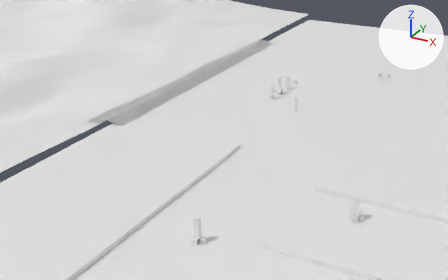
One commit to the Blender file blender/all.blend: the scene before it, then after it.
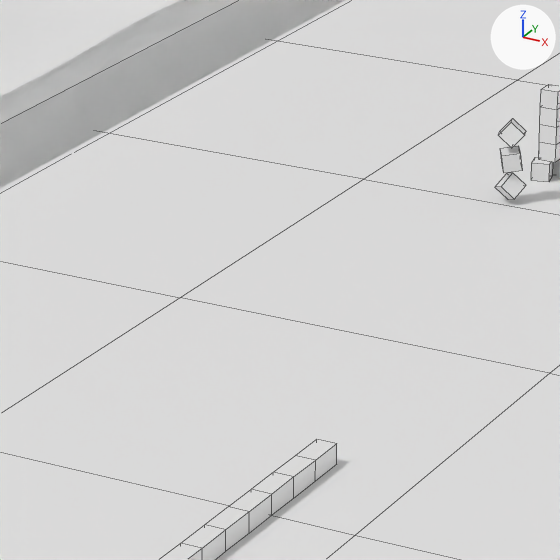
Each version is shown from a 50 mm camera at (93.9, -325.4, 121.0) aimed at (-51.3, -61.6, -10.9), then close up on the part from 40% to 63% of the width and 22% to 59% of the height. Lighting does not change. The marker at upper right points along +X, +Y and +Z. The close-ups show mesh edges as thin lines.

Names of what the first close-up shows: 'Plane', 'ground', 'ground_connector', 'side.317', 'side.318', 'side.319'.
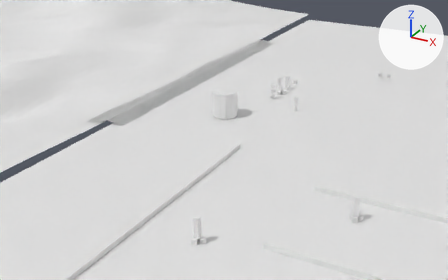
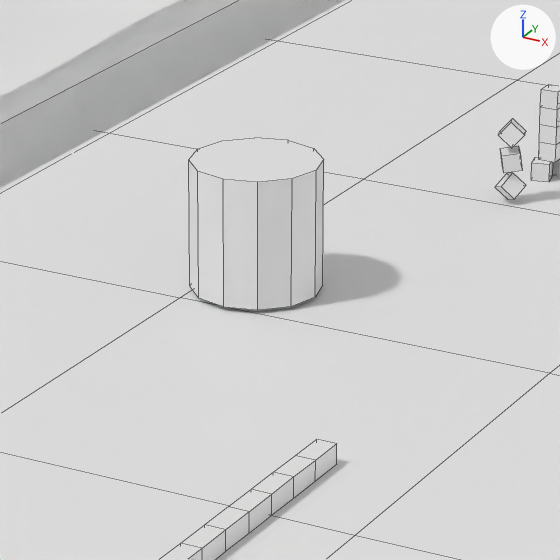
ob_empty_069 is not drawn itself; it is used by a modifier of ob_shock_cube_001, ob_fire_cube_001.

The change, as JSON lines over the scene's bpy script:
```json
{"op": "set", "path": "ob_empty_069.rotation_euler", "old": "(1.571, -1.571, 0.0)", "new": "(0.0, 0.0, 0.0)", "note": "degrees (90, -90, 0) -> degrees (0, 0, 0)"}
{"op": "set", "path": "ob_empty_069.location", "old": "(0.0, 0.0, 0.0)", "new": "(-54.49, -54.38, 7.046)"}
{"op": "add", "block": "ob_cylinder_004", "code": ["ob_cylinder_004 = bpy.data.objects.new('Cylinder.004', me_cylinder)", "ob_cylinder_004.parent = ob_empty_069", "ob_cylinder_004.location = (0.0, 0.0, 0.0)", "ob_cylinder_004.scale = (6.64, 6.64, 6.64)"]}
```

Location of each change, (x1, y1, x2, y2) in pixels of the close-ups (560 x 560 px):
```json
{"object": "Cylinder.004", "change": "added", "after": [189, 138, 324, 310]}
```
